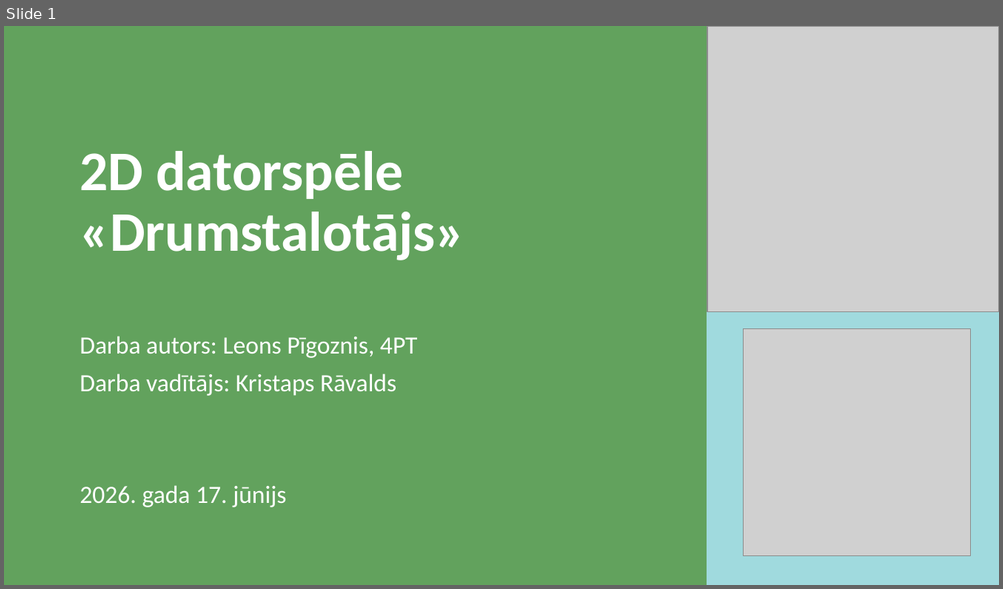
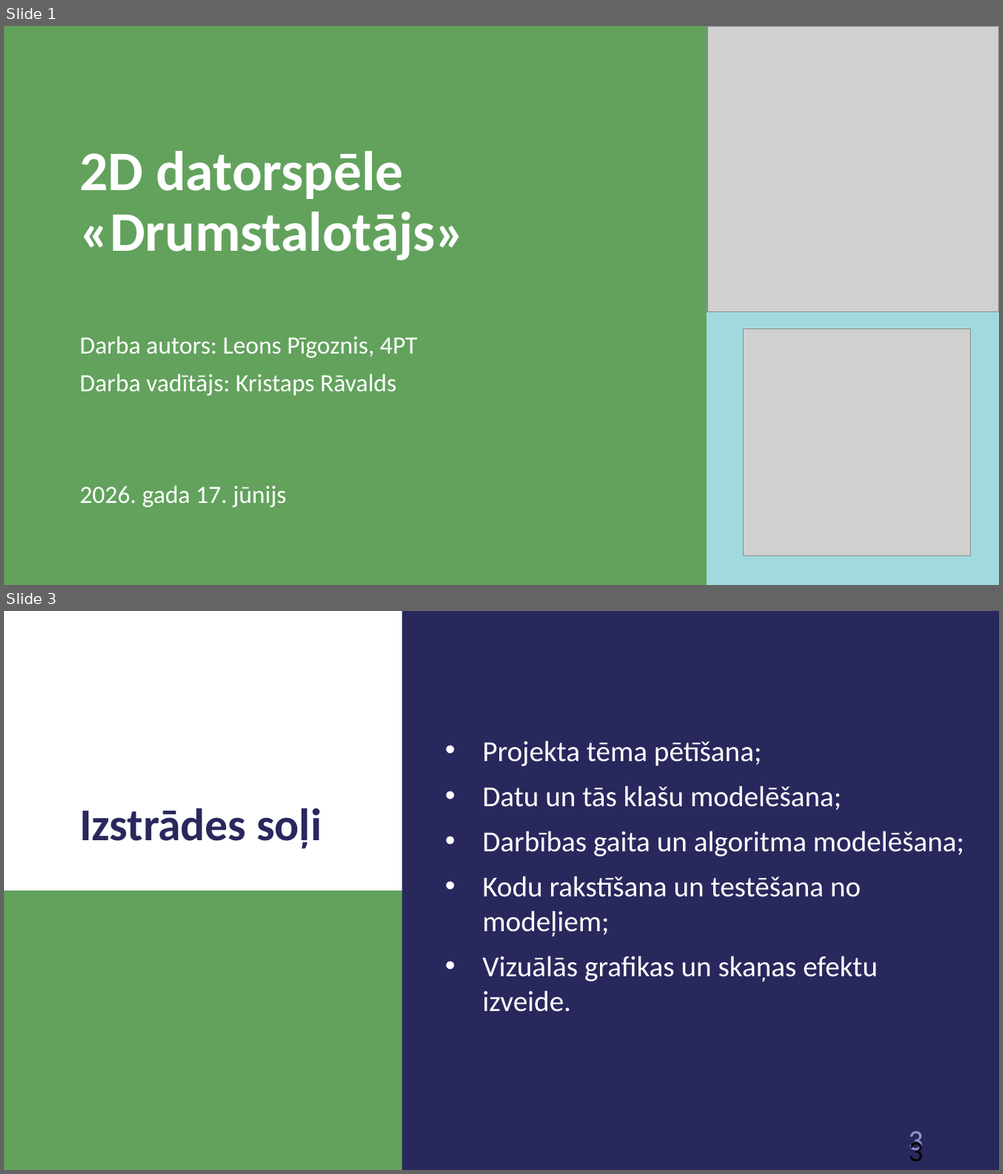
Before and after one commit to 1ivyatan/drumstalotajs, a slide deck: Documentation/Prezentācija.pptx. Shown one above the other, each under a label of ours: slide 1 before the commit, slides 1 and 3 after it; the slides between them are not shown. The pictures are 1003x589 and 1003x1174 pixels, drawn with LibreOffice and Linux fonts; fonts in the diff are those of the drawing; grey boxes stand for pictures. Boxes give left, top, right and bottom in pixels: in the first picture for what was removed or moved away, otherwise in the second. Text is boxed around its words. In the diff, an @@ line names an element or a change of style, - is before the commit and + after.

```diff
--- a/Documentation/Prezentācija.pptx
+++ b/Documentation/Prezentācija.pptx
@@ slide 3 added at (4, 611, 999, 1170), background #29285D @@
@@ rectangle added at (4, 611, 401, 891), fill #FFFFFF @@
@@ text added at (482, 741, 964, 1012), 28 pt, text #FFFFFF @@
+• Projekta tēma pētīšana;
+• Datu un tās klašu modelēšana;
+• Darbības gaita un algoritma modelēšana;
+• Kodu rakstīšana un testēšana no modeļiem;
+• Vizuālās grafikas un skaņas efektu izveide.
@@ title added at (79, 808, 321, 849), 44 pt, text #29285D, bold @@
+Izstrādes soļi
@@ rectangle added at (4, 891, 401, 1170), fill #62A25D @@
@@ page number added at (908, 1138, 923, 1162), 28 pt, text #9796D2 @@
+3
@@ page number added at (908, 1131, 923, 1158), 28 pt, text #000000 @@
+3
```
Also in this commit, not shown: 1 slide changed, 5 other slides added.
